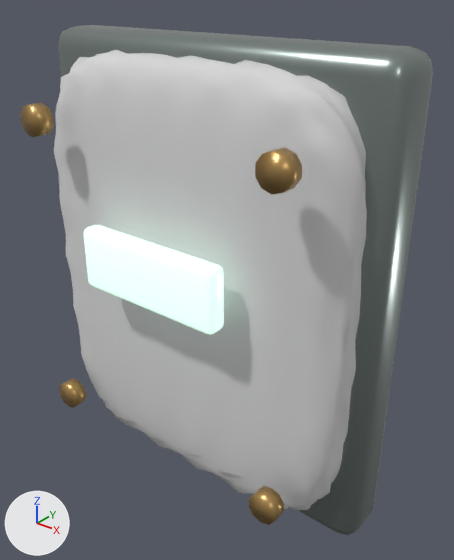
Two versions of the glTF model public/bots-art/3d/clay-lab/shield.glb, one commit apart.
The view is the same before and after, from a 50 mm lens placed at (0.796, -1.159, 0.39), pointed at (0.049, -0.226, -0.189). The axes (+X, +Y, +Z) are drawn at lower left. The lights are the same throughout. The older version comes first. Where no turn or scale is listed for an object, it has been applied to the vertices.

The first picture shows 'lower_brass', 'lower_clay', 'lower_lens', 'lower_steel'.
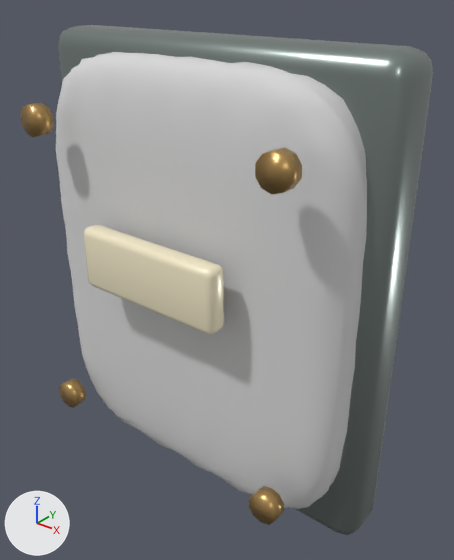
Pixel boxes [x1, y1, x2, y2] of what changed, in the pictures (454 x 560 px):
'lower_lens', recoloured, surface changed (pale green to beige)
    both: [83, 225, 224, 334]

What the commit changed:
Material 'lens' (mat_lens) changes colour from pale green #d7f9ea to beige #f8edcd; in linear values from (0.68, 0.95, 0.82) to (0.94, 0.85, 0.61).
In material 'lens' (mat_lens), emission_color is no longer (0.544, 0.76, 0.656), pale green #c3e2d4.
In material 'lens' (mat_lens), emission_strength is no longer 1.0.
